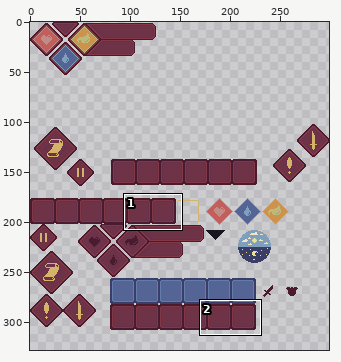
File history of a sprite sheet, Assets/Sprites/HUD sprite.png. Above: a wide view before the commit, with the close-up outlined.
Close-up. Old version:
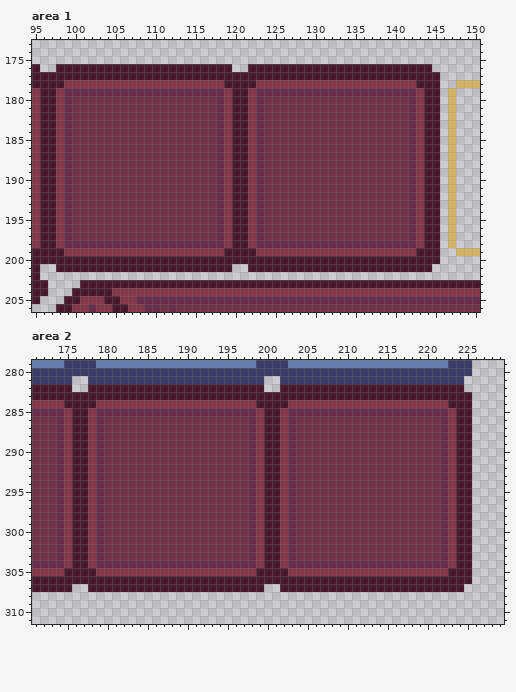
The file is 299x328 pixels. Shown: area 1: x 95..150, y 173..206; area 2: x 171..229, y 279..311. The commit also changed other parts of the picture, which this record leaves out.
New version:
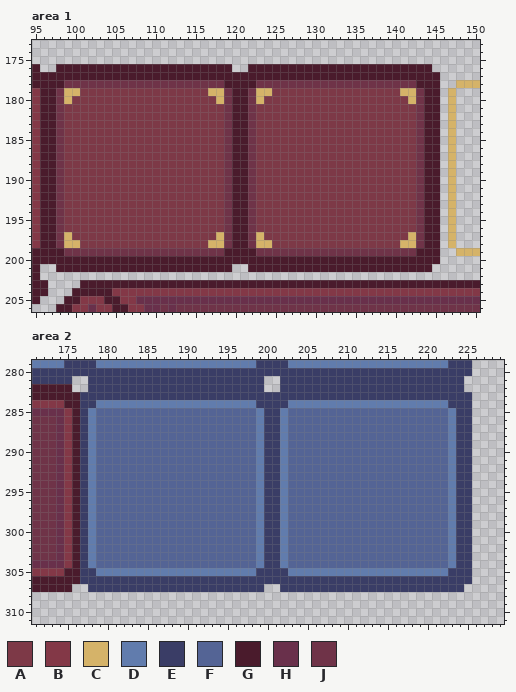
Palette (. is transparent): A #7d3947  B #833847  C #d5b369  D #617cad  E #3a3d66  F #546495  G #4a1b2c  H #69304b  J #6f3348
What changed:
Changed rows in their new state; - is an unchanged pixel.
Area 1:
first column x 98:
178 -JJJJJJJJJJJJJJJJJJJJ----JJJJJJJJJJJJJJJJJJJJ-
179 JCCAAAAAAAAAAAAAAAACCJ--JCCAAAAAAAAAAAAAAAACCJ
180 JCAAAAAAAAAAAAAAAAAACJ--JCAAAAAAAAAAAAAAAAAACJ
181 JAAAAAAAAAAAAAAAAAAAAJ--JAAAAAAAAAAAAAAAAAAAAJ
182 JAAAAAAAAAAAAAAAAAAAAJ--JAAAAAAAAAAAAAAAAAAAAJ
183 JAAAAAAAAAAAAAAAAAAAAJ--JAAAAAAAAAAAAAAAAAAAAJ
184 JAAAAAAAAAAAAAAAAAAAAJ--JAAAAAAAAAAAAAAAAAAAAJ
185 JAAAAAAAAAAAAAAAAAAAAJ--JAAAAAAAAAAAAAAAAAAAAJ
186 JAAAAAAAAAAAAAAAAAAAAJ--JAAAAAAAAAAAAAAAAAAAAJ
187 JAAAAAAAAAAAAAAAAAAAAJ--JAAAAAAAAAAAAAAAAAAAAJ
188 JAAAAAAAAAAAAAAAAAAAAJ--JAAAAAAAAAAAAAAAAAAAAJ
189 JAAAAAAAAAAAAAAAAAAAAJ--JAAAAAAAAAAAAAAAAAAAAJ
190 JAAAAAAAAAAAAAAAAAAAAJ--JAAAAAAAAAAAAAAAAAAAAJ
191 JAAAAAAAAAAAAAAAAAAAAJ--JAAAAAAAAAAAAAAAAAAAAJ
192 JAAAAAAAAAAAAAAAAAAAAJ--JAAAAAAAAAAAAAAAAAAAAJ
193 JAAAAAAAAAAAAAAAAAAAAJ--JAAAAAAAAAAAAAAAAAAAAJ
194 JAAAAAAAAAAAAAAAAAAAAJ--JAAAAAAAAAAAAAAAAAAAAJ
195 JAAAAAAAAAAAAAAAAAAAAJ--JAAAAAAAAAAAAAAAAAAAAJ
196 JAAAAAAAAAAAAAAAAAAAAJ--JAAAAAAAAAAAAAAAAAAAAJ
197 JCAAAAAAAAAAAAAAAAAACJ--JCAAAAAAAAAAAAAAAAAACJ
198 JCCAAAAAAAAAAAAAAAACCJ--JCCAAAAAAAAAAAAAAAACCJ
199 -JJJJJJJJJJJJJJJJJJJJ----JJJJJJJJJJJJJJJJJJJJ-
Area 2:
first column x 177:
282 -EEEEEEEEEEEEEEEEEEEEEE--EEEEEEEEEEEEEEEEEEEEEEE-
283 EEEEEEEEEEEEEEEEEEEEEEEEEEEEEEEEEEEEEEEEEEEEEEEEE
284 EEDDDDDDDDDDDDDDDDDDDDEEEEDDDDDDDDDDDDDDDDDDDDEEE
285 EDFFFFFFFFFFFFFFFFFFFFDEEDFFFFFFFFFFFFFFFFFFFFDEE
286 EDFFFFFFFFFFFFFFFFFFFFDEEDFFFFFFFFFFFFFFFFFFFFDEE
287 EDFFFFFFFFFFFFFFFFFFFFDEEDFFFFFFFFFFFFFFFFFFFFDEE
288 EDFFFFFFFFFFFFFFFFFFFFDEEDFFFFFFFFFFFFFFFFFFFFDEE
289 EDFFFFFFFFFFFFFFFFFFFFDEEDFFFFFFFFFFFFFFFFFFFFDEE
290 EDFFFFFFFFFFFFFFFFFFFFDEEDFFFFFFFFFFFFFFFFFFFFDEE
291 EDFFFFFFFFFFFFFFFFFFFFDEEDFFFFFFFFFFFFFFFFFFFFDEE
292 EDFFFFFFFFFFFFFFFFFFFFDEEDFFFFFFFFFFFFFFFFFFFFDEE
293 EDFFFFFFFFFFFFFFFFFFFFDEEDFFFFFFFFFFFFFFFFFFFFDEE
294 EDFFFFFFFFFFFFFFFFFFFFDEEDFFFFFFFFFFFFFFFFFFFFDEE
295 EDFFFFFFFFFFFFFFFFFFFFDEEDFFFFFFFFFFFFFFFFFFFFDEE
296 EDFFFFFFFFFFFFFFFFFFFFDEEDFFFFFFFFFFFFFFFFFFFFDEE
297 EDFFFFFFFFFFFFFFFFFFFFDEEDFFFFFFFFFFFFFFFFFFFFDEE
298 EDFFFFFFFFFFFFFFFFFFFFDEEDFFFFFFFFFFFFFFFFFFFFDEE
299 EDFFFFFFFFFFFFFFFFFFFFDEEDFFFFFFFFFFFFFFFFFFFFDEE
300 EDFFFFFFFFFFFFFFFFFFFFDEEDFFFFFFFFFFFFFFFFFFFFDEE
301 EDFFFFFFFFFFFFFFFFFFFFDEEDFFFFFFFFFFFFFFFFFFFFDEE
302 EDFFFFFFFFFFFFFFFFFFFFDEEDFFFFFFFFFFFFFFFFFFFFDEE
303 EDFFFFFFFFFFFFFFFFFFFFDEEDFFFFFFFFFFFFFFFFFFFFDEE
304 EDFFFFFFFFFFFFFFFFFFFFDEEDFFFFFFFFFFFFFFFFFFFFDEE
305 EEDDDDDDDDDDDDDDDDDDDDEEEEDDDDDDDDDDDDDDDDDDDDEEE
306 EEEEEEEEEEEEEEEEEEEEEEEEEEEEEEEEEEEEEEEEEEEEEEEEE
307 -EEEEEEEEEEEEEEEEEEEEEE--EEEEEEEEEEEEEEEEEEEEEEE-
Changed places in both close-ups, as pixel boxes (x1, y1, x2, y2):
changed: (56, 80, 424, 256)
changed: (80, 384, 472, 592)
